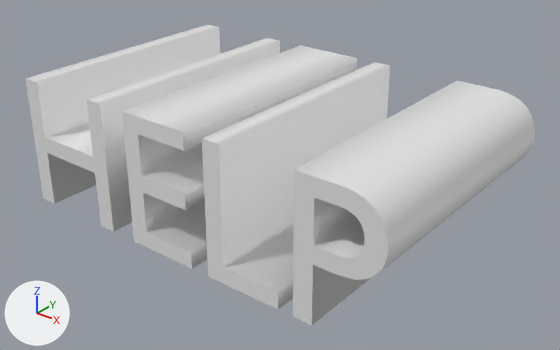
A saved change to the Blender file objects/help.blend.
One viewpoint serves both versions: a 50 mm lens placed at (12.25, -14.37, 15.86), pointed at (5.61, -6.06, 10.71). Every picture has the same lights, and +X, +Y and +Z are marked at lower left. Text is drawn in Blender's own font.

Script lines for the objects in view, before the commit:
```python
txt_texto = bpy.data.curves.new('Texto', 'FONT')
txt_texto.body = 'HELP'
txt_texto.extrude = 2.0
ob_texto = bpy.data.objects.new('Texto', txt_texto)
ob_texto.location = (2.0, -6.0, 10.0)
ob_texto.rotation_euler = (1.571, 0.0, 0.0)  # degrees (90, 0, 0)
ob_texto.scale = (3.0, 3.0, 1.0)
```
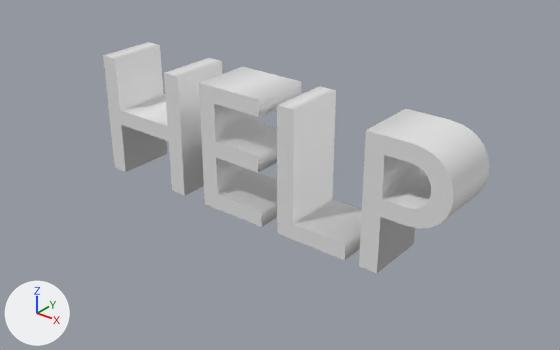
Changed parts and their boxes (x1, y1, x2, y2) in the pictures (560 x 350 px):
'Texto', reshaped (24% narrower, 23% shorter): before (25, 25, 535, 325); after (103, 42, 489, 273)

The change, as a diff of the scene's bpy script:
```diff
--- a/objects/help.blend.py
+++ b/objects/help.blend.py
@@ txt_texto @@
 txt_texto.body = 'HELP'
-txt_texto.extrude = 2.0
+txt_texto.extrude = 0.5
```
